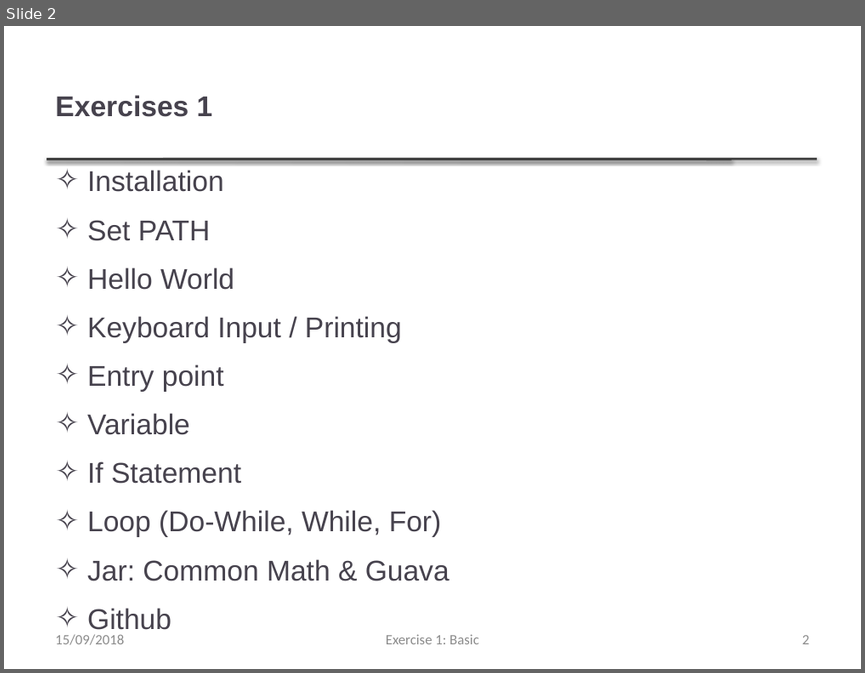
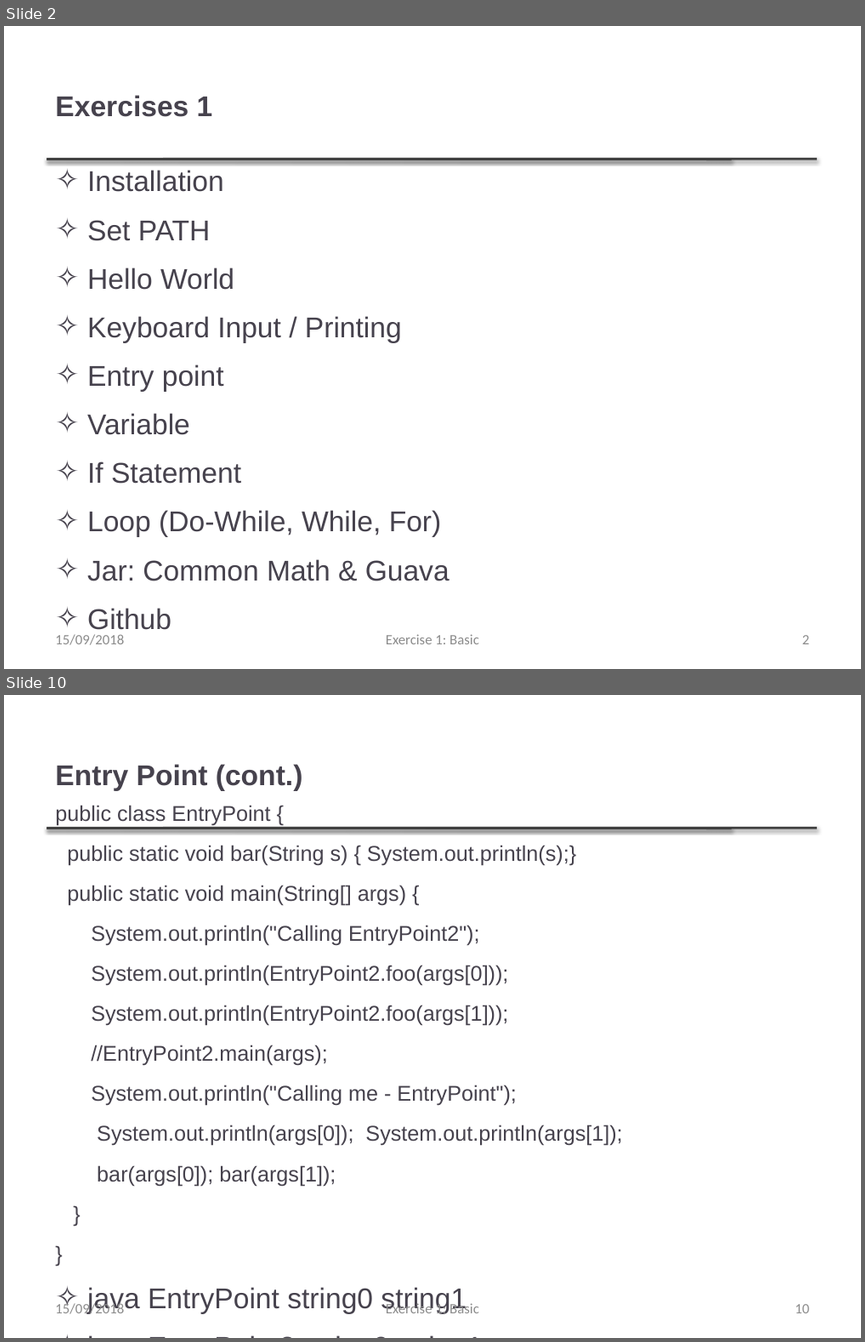
Before and after one commit to thanqminh/thanqminh.github.io, a slide deck: courses/oopjava/practice1.pptx. Shown one above the other, each under a label of ours: slide 2 before the commit, slides 2 and 10 after it; the slides between them are not shown. The pictures are 865x673 and 865x1342 pixels, drawn with LibreOffice and Linux fonts; fonts in the diff are those of the drawing. Boxes give left, top, right and bottom in pixels: in the first picture for what was removed or moved away, otherwise in the second. Text is boxed around its words. In the diff, an @@ line names an element or a change of style, - is before the commit and + after.

Commit message:
fix

```diff
--- a/courses/oopjava/practice1.pptx
+++ b/courses/oopjava/practice1.pptx
@@ slide 10 added at [4,695,861,1338], background #FFFFFF; not listed: 2 template elements that a slide beside it also shows @@
@@ title added at [55,764,303,791], 24 pt, text #46424D, bold @@
+Entry Point (cont.)
@@ text added at [55,805,622,1314], 18 pt, text #46424D @@
+public class EntryPoint {
+public static void bar(String s) { System.out.println(s);}
+public static void main(String[] args) {
+System.out.println("Calling EntryPoint2");
+System.out.println(EntryPoint2.foo(args[0]));
+System.out.println(EntryPoint2.foo(args[1]));
+//EntryPoint2.main(args);
+System.out.println("Calling me - EntryPoint");
+System.out.println(args[0]); System.out.println(args[1]);
+bar(args[0]); bar(args[1]);
+}
+}
+✧ java EntryPoint string0 string1
+✧ java EntryPoint2 string0 string1
@@ text added at [55,1302,124,1314], 12 pt, text #8C8C8C @@
+15/09/2018
@@ text added at [386,1302,479,1314], 12 pt, text #8C8C8C @@
+Exercise 1: Basic
@@ page number added at [794,1304,809,1313], 12 pt, text #8C8C8C @@
+10
```
Also in this commit, not shown: 7 other slides added.
